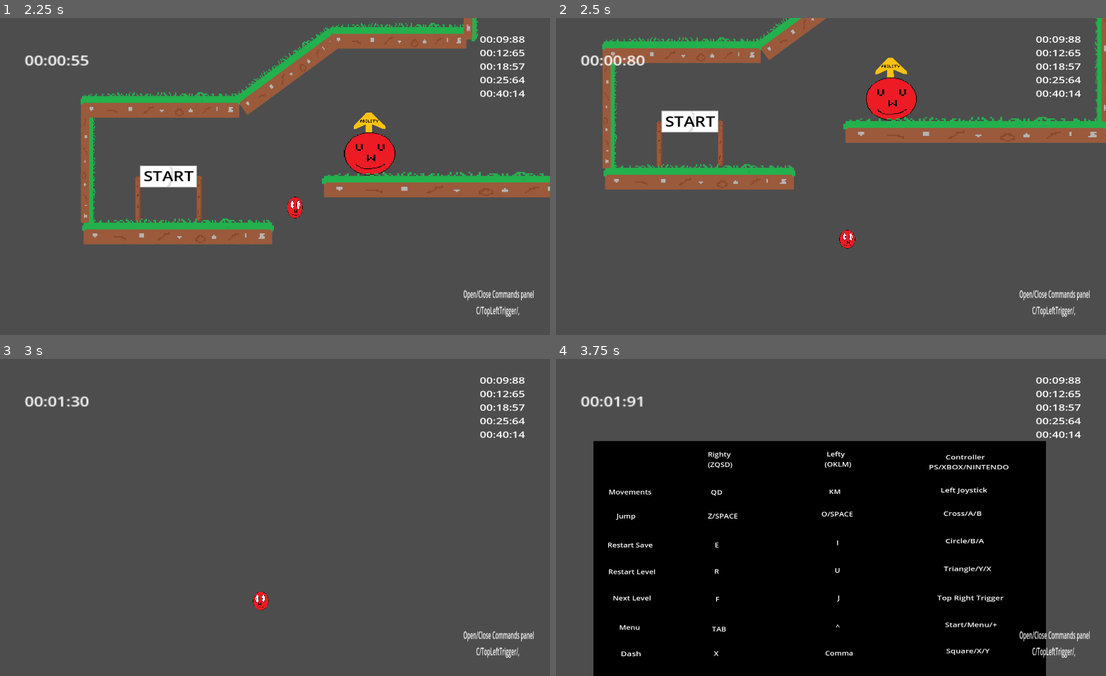
Above: before the commit, frames 1-4 (two rows, left to right).
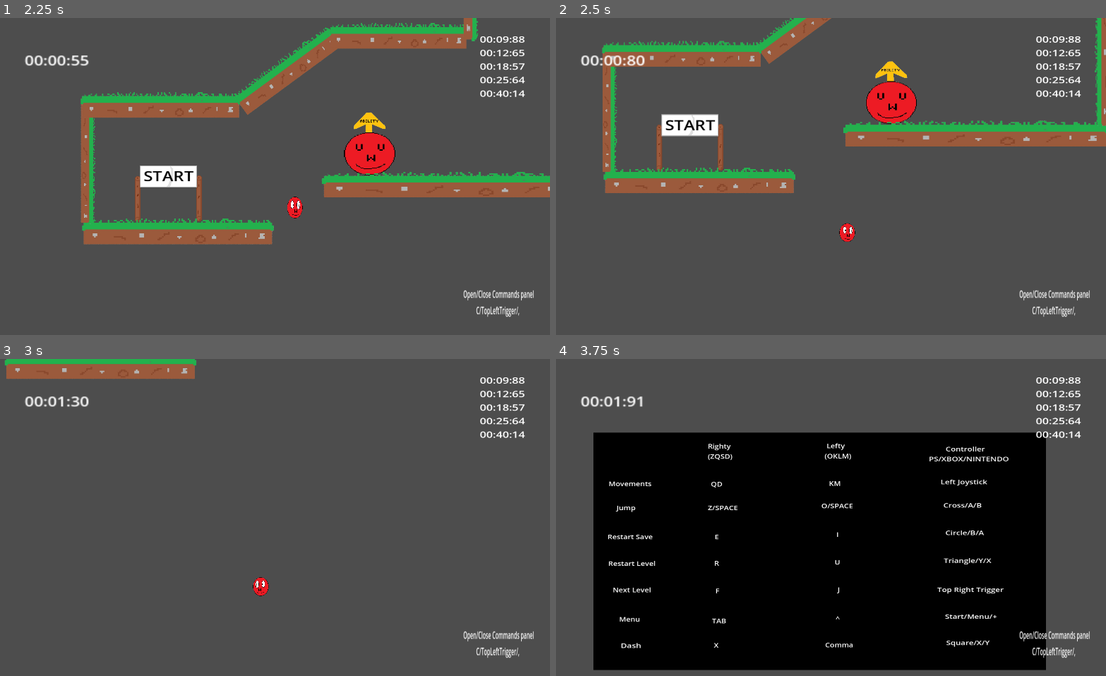
Above: after the commit, the same moments.

Repository: Mahnwe/TheBallThatWasUwU
Game: Godot game, scene res://Scenes/menu.tscn
Two runs of this game, one before a commit and one after it. Both use one fixed random seed, a clock stepped at 60 frames per second and the inputs below.
Inputs (mouse positions are in pixels of both pictures, inside the frame that each line leads up to):
- Up to frame 1 (2.25 s): click "Level 3" at 0.5 s; tap Enter at 1.25 s; move the mouse to (390, 160) at 1.27 s; hold D (move_right) from 1.28 s (still down); tap F (next_level) at 1.35 s; click (390, 160) at 1.42 s; tap Space (jump) at 1.52 s; move the mouse to (154, 192) at 2.02 s; tap X (dash) at 2.1 s
- Up to frame 2 (2.5 s): keep holding D (move_right); tap Space (jump) at 2.27 s; tap F (next_level) at 2.3 s
- Up to frame 3 (3 s): move the mouse to (324, 447) at 2.77 s; release D (move_right) at 2.78 s; hold A (move_left) from 2.78 s (still down); tap F (next_level) at 2.85 s
- Up to frame 4 (3.75 s): move the mouse to (798, 580) at 3.52 s; release A (move_left) at 3.53 s; hold D (move_right) from 3.53 s (still down); tap C (open_commands) at 3.6 s; click (798, 580) at 3.67 s

Frame 1 is identical in both runs. In frame 2, 6.3% of the frame differs, in the area x 8-100%, y 0-73%; in frame 3, 2.4%; in frame 4, 6.9%, in the area x 6-90%, y 23-100%.

Commit message:
Add a wooden scene with a new wooden plank sprite, change the memory card sprite and delete the previous ones, add some wooden planks in level 1, change player's max velocity to prevent from really high speed when falling

Diff:
--- a/Scenes/level1.tscn
+++ b/Scenes/level1.tscn
@@ -19,6 +19,7 @@
 [ext_resource type="PackedScene" uid="uid://uwfcx0dtb2bc" path="res://Scenes/big_tree.tscn" id="16_d1jsb"]
 [ext_resource type="PackedScene" uid="uid://dd6m23uhhgmfy" path="res://Scenes/branches_bush.tscn" id="18_ebilh"]
 [ext_resource type="PackedScene" uid="uid://e0nrigj8kq3x" path="res://Scenes/berry_bush.tscn" id="19_8uqwt"]
+[ext_resource type="PackedScene" uid="uid://d1i4adf8kr3mh" path="res://Scenes/wooden_plank.tscn" id="20_fheu7"]
 
 [node name="Level1" type="Node2D"]
 script = ExtResource("1_viwub")
@@ -79,7 +80,7 @@
 scale = Vector2(0.240006, 0.32)
 
 [node name="SavePoint" parent="." instance=ExtResource("9_3dyia")]
-position = Vector2(437, -641)
+position = Vector2(437, -643)
 scale = Vector2(0.579818, 0.616465)
 
 [node name="platform2" parent="." instance=ExtResource("7_v154u")]
@@ -87,7 +88,7 @@
 scale = Vector2(0.159997, 1.76)
 
 [node name="SavePoint2" parent="." instance=ExtResource("9_3dyia")]
-position = Vector2(-1241, 142)
+position = Vector2(-1241, 138)
 scale = Vector2(0.599999, 0.6)
 
 [node name="platform3" parent="." instance=ExtResource("7_v154u")]
@@ -149,12 +150,12 @@
 scale = Vector2(2.72, 1.72)
 
 [node name="Wall4" parent="." instance=ExtResource("10_8ng8k")]
-position = Vector2(392, -238)
+position = Vector2(394, -238)
 rotation = 1.5708
 scale = Vector2(0.600001, 1.56)
 
 [node name="Spike6" parent="." instance=ExtResource("6_mp22g")]
-position = Vector2(96, -116)
+position = Vector2(103, -116)
 rotation = -1.60125
 scale = Vector2(0.234579, 0.207198)
 
@@ -539,6 +540,38 @@
 
 [node name="BranchesBush4" parent="." instance=ExtResource("18_ebilh")]
 position = Vector2(703, 355)
+
+[node name="WoodenPlank" parent="." instance=ExtResource("20_fheu7")]
+position = Vector2(-1144, -311)
+rotation = -0.841258
+scale = Vector2(0.24, 0.8)
+
+[node name="WoodenPlank2" parent="." instance=ExtResource("20_fheu7")]
+position = Vector2(556, -524)
+rotation = -0.953135
+scale = Vector2(0.248452, 0.624161)
+
+[node name="WoodenPlank3" parent="." instance=ExtResource("20_fheu7")]
+position = Vector2(-2559, -278)
+rotation = 0.76162
+scale = Vector2(0.28, 1)
+
+[node name="WoodenPlank4" parent="." instance=ExtResource("20_fheu7")]
+position = Vector2(-1783, 160)
+rotation = 1.5708
+scale = Vector2(0.279999, 1)
+
+[node name="WoodenPlank" parent="WoodenPlank4" instance=ExtResource("20_fheu7")]
+position = Vector2(4.20248e-06, 376)
+scale = Vector2(1, 1.24)
+
+[node name="WoodenPlank5" parent="." instance=ExtResource("20_fheu7")]
+position = Vector2(-1935, 70)
+scale = Vector2(0.279995, 0.632257)
+
+[node name="platform30" parent="." instance=ExtResource("7_v154u")]
+position = Vector2(-952, -795)
+scale = Vector2(0.160002, 1)
 
 [connection signal="player_exited_game_area" from="GameArea" to="." method="_on_game_area_player_exited_game_area"]
 [connection signal="player_exited_start_area" from="StartArea" to="." method="_on_start_area_player_exited_start_area"]
--- a/Scenes/level3.tscn
+++ b/Scenes/level3.tscn
@@ -41,7 +41,6 @@
 
 [node name="platform2" parent="." instance=ExtResource("2_gdtbw")]
 position = Vector2(337, -81)
-scale = Vector2(1, 1)
 
 [node name="Ability" parent="." instance=ExtResource("7_pr54i")]
 position = Vector2(490, -57)
--- a/Scenes/save_point.tscn
+++ b/Scenes/save_point.tscn
@@ -1,7 +1,7 @@
 [gd_scene load_steps=5 format=3 uid="uid://7qfwpggjf11t"]
 
-[ext_resource type="Texture2D" uid="uid://tbp173n78fvi" path="res://Arts/SpritesMemoryCard/SpriteMemoryCard.png" id="1_7yss3"]
 [ext_resource type="Script" path="res://Scripts/SaveNode.gd" id="1_mpj8v"]
+[ext_resource type="Texture2D" uid="uid://bo382jwr13x5w" path="res://Arts/SpritesMemoryCard/SpritePositionMemoryCard-removebg-preview.png" id="2_sqixw"]
 
 [sub_resource type="RectangleShape2D" id="RectangleShape2D_elg4p"]
 size = Vector2(154, 212)
@@ -16,7 +16,7 @@
 [node name="Sprite2D" type="Sprite2D" parent="."]
 position = Vector2(-75.5, -77)
 scale = Vector2(0.401596, 0.462555)
-texture = ExtResource("1_7yss3")
+texture = ExtResource("2_sqixw")
 
 [node name="CollisionShape2D" type="CollisionShape2D" parent="."]
 position = Vector2(-75, -76)
--- /dev/null
+++ b/Scenes/wooden_plank.tscn
@@ -0,0 +1,20 @@
+[gd_scene load_steps=3 format=3 uid="uid://d1i4adf8kr3mh"]
+
+[ext_resource type="Texture2D" uid="uid://be672cieh88q2" path="res://Arts/SpriteWoodenPlank/WoodenPlank-removebg-preview.png" id="1_fm7dg"]
+
+[sub_resource type="RectangleShape2D" id="RectangleShape2D_lhpn6"]
+size = Vector2(255, 680)
+
+[node name="WoodenPlank" type="Node2D"]
+
+[node name="Sprite2D" type="Sprite2D" parent="."]
+scale = Vector2(0.5, 0.5)
+texture = ExtResource("1_fm7dg")
+
+[node name="Area2D" type="Area2D" parent="Sprite2D"]
+scale = Vector2(1, 1)
+
+[node name="CollisionShape2D" type="CollisionShape2D" parent="Sprite2D/Area2D"]
+position = Vector2(2.50001, 1.0842e-19)
+scale = Vector2(1, 1)
+shape = SubResource("RectangleShape2D_lhpn6")
--- a/Scripts/player.gd
+++ b/Scripts/player.gd
@@ -9,7 +9,7 @@
 #@export
 var jump_force = 660
 
-const VELOCITY_Y_MAX = 800
+const VELOCITY_Y_MAX = 600
 const dash_speed = 1200
 
 var can_dash
Binary file added: Arts/SpriteWoodenPlank/WoodenPlank-removebg-preview.png
Not shown, changed: Arts/SpriteWoodenPlank/WoodenPlank-removebg-preview.png.import
Binary file added: Arts/SpriteWoodenPlank/WoodenPlank.png
Not shown, changed: Arts/SpriteWoodenPlank/WoodenPlank.png.import
Binary file removed: Arts/SpritesMemoryCard/SpriteMemoryCard - Copie.png
Binary file removed: Arts/SpritesMemoryCard/SpriteMemoryCard.png
Binary file added: Arts/SpritesMemoryCard/SpritePositionMemoryCard-removebg-preview.png
Not shown, changed: Arts/SpritesMemoryCard/SpritePositionMemoryCard-removebg-preview.png.import
Binary file added: Arts/SpritesMemoryCard/SpritePositionMemoryCard.png
Not shown, added: Arts/SpritesMemoryCard/SpritePositionMemoryCard.png.import
Not shown: 1 places in Scenes/level1.tscn that only renumber resources
